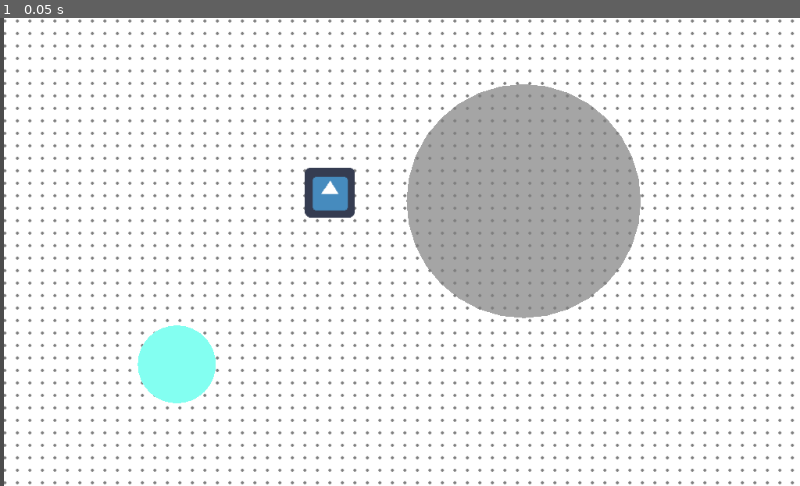
Above: before the commit, frame 1.
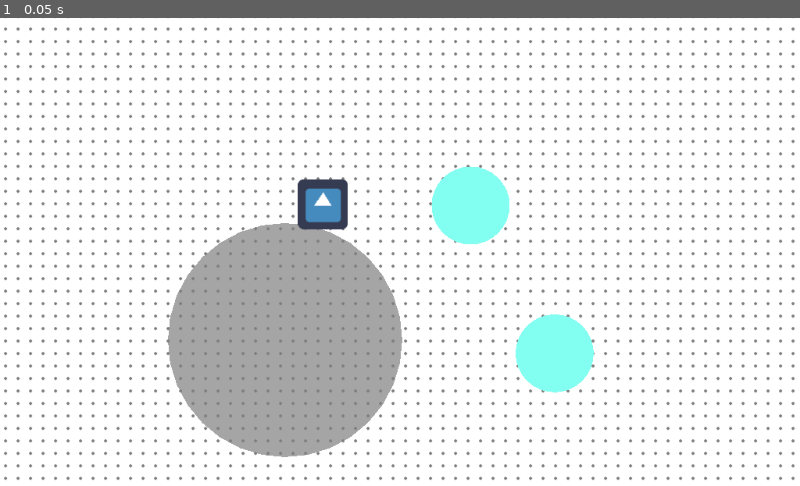
Above: after the commit, the same moment.

Repository: BaseCrusher/sdent_project
Game: Godot game, scene res://Levels/Level1.tscn
Two runs of this game, one before a commit and one after it. Both use one fixed random seed, a clock stepped at 60 frames per second and the inputs below. This scene is started directly instead of the project's main scene. The engine's default icon, where the game draws it, is replaced by a stand-in: a white triangle on a blue panel in a dark square.
Inputs:
- Up to frame 1 (0.05 s): no input

The runs differ from the first frame. In frame 1, 36% of the frame differs, in the area x 0-100%, y 0-100%.

Commit message:
added first jump plate

Diff:
--- a/GameObjects/GravityFields/GarvityField/Position2D.gd
+++ b/GameObjects/GravityFields/GarvityField/Position2D.gd
@@ -5,7 +5,7 @@
 # var a = 2
 # var b = "text"
 
-onready var character = get_node("../../AbstractLevel/Character")
+onready var character = $"/root/LevelGlobal".get_character_node()
 
 # Called when the node enters the scene tree for the first time.
 func _ready():
--- a/GameObjects/JumpPlates/JumpPlate.gd
+++ b/GameObjects/JumpPlates/JumpPlate.gd
@@ -1,11 +1,22 @@
-extends Node
+extends Position2D
 
 const PLATE_RADIUS = 50
+onready var global = $"/root/LevelGlobal"
+onready var character = global.get_character_node()
 
+var is_active = true
 
 func _ready():
+	global.add_to_jump_plates(self)
 	pass
 
 func _physics_process(delta):
-
+	if is_active and character.character_state == character.CharacterState.flying:
+		if character.global_position.distance_to(global_position) <= PLATE_RADIUS:
+			global.activate_all_jump_plates()
+			is_active = false
+			character.direction_vector = Vector2.ZERO
+			character.current_speed =  0.0
+			character.global_position = global_position
+		pass
 	pass
--- a/GameObjects/JumpPlates/JumpPlate.tscn
+++ b/GameObjects/JumpPlates/JumpPlate.tscn
@@ -6,7 +6,7 @@
 
 [node name="JumpPlate" type="Node2D"]
 
-[node name="ScriptHolder" type="Node" parent="."]
+[node name="ScriptHolder" type="Position2D" parent="."]
 script = ExtResource( 1 )
 
 [node name="Position2D" type="Position2D" parent="."]
--- a/Levels/AbstractLevel.tscn
+++ b/Levels/AbstractLevel.tscn
@@ -1,7 +1,6 @@
-[gd_scene load_steps=3 format=2]
+[gd_scene load_steps=2 format=2]
 
 [ext_resource path="res://resources/images/bg_tile.png" type="Texture" id=1]
-[ext_resource path="res://GameObjects/Character/Character.tscn" type="PackedScene" id=2]
 
 [node name="AbstractLevel" type="Node2D"]
 
@@ -10,5 +9,3 @@
 texture = ExtResource( 1 )
 region_enabled = true
 region_rect = Rect2( -432.87, -129.404, 2518.33, 1448.08 )
-
-[node name="Character" parent="." instance=ExtResource( 2 )]
--- a/Levels/Level1.tscn
+++ b/Levels/Level1.tscn
@@ -7,10 +7,13 @@
 [node name="Level1" type="Node"]
 
 [node name="AbstractLevel" parent="." instance=ExtResource( 1 )]
-position = Vector2( 8.98999, -14.983 )
+position = Vector2( -22.1228, -20.6399 )
 
 [node name="JumpPlate" parent="." instance=ExtResource( 2 )]
-position = Vector2( 226.274, 444.063 )
+position = Vector2( 602.455, 240.416 )
 
 [node name="blackhole" parent="." instance=ExtResource( 3 )]
-position = Vector2( 670.337, 234.759 )
+position = Vector2( 364.867, 412.95 )
+
+[node name="JumpPlate2" parent="." instance=ExtResource( 2 )]
+position = Vector2( 709.936, 429.921 )
--- /dev/null
+++ b/Levels/level_global.gd
@@ -0,0 +1,21 @@
+extends Node
+
+var character : Node2D
+const JUMP_PLATES = []
+
+func _ready():
+	pass
+
+func get_character_node() -> Node2D:
+	if character == null:
+		var scene = preload("res://GameObjects/Character/Character.tscn").instance()
+		add_child(scene)
+		character = scene.get_node("icon")
+	return character
+
+func add_to_jump_plates(plate):
+	JUMP_PLATES.append(plate)
+
+func activate_all_jump_plates():
+	for plate in JUMP_PLATES:
+		plate.is_active = true
--- a/project.godot
+++ b/project.godot
@@ -19,6 +19,10 @@
 run/main_scene="res://UI/MainMenu.tscn"
 config/icon="res://resources/images/icon.png"
 
+[autoload]
+
+LevelGlobal="*res://Levels/level_global.gd"
+
 [rendering]
 
 environment/default_environment="res://default_env.tres"
